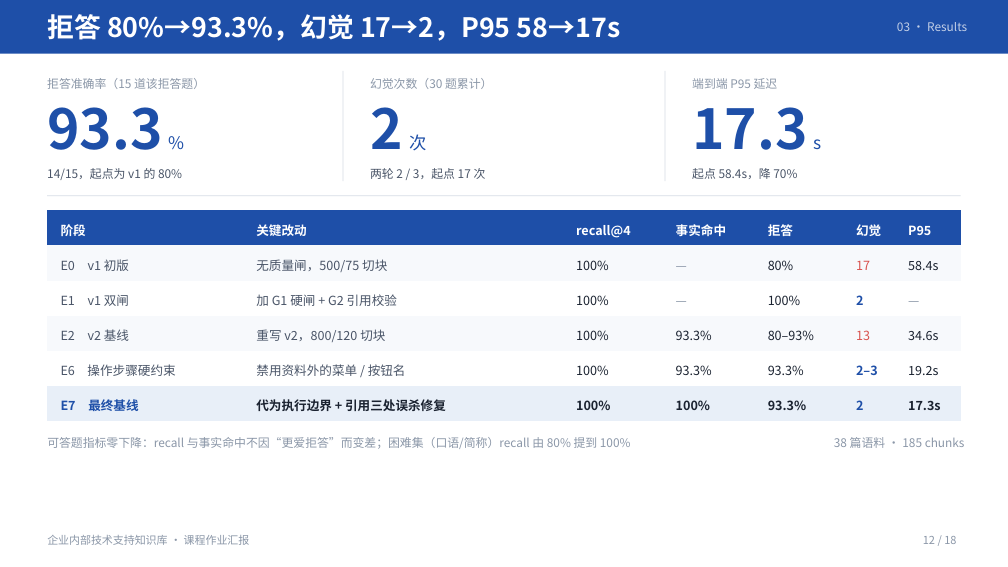
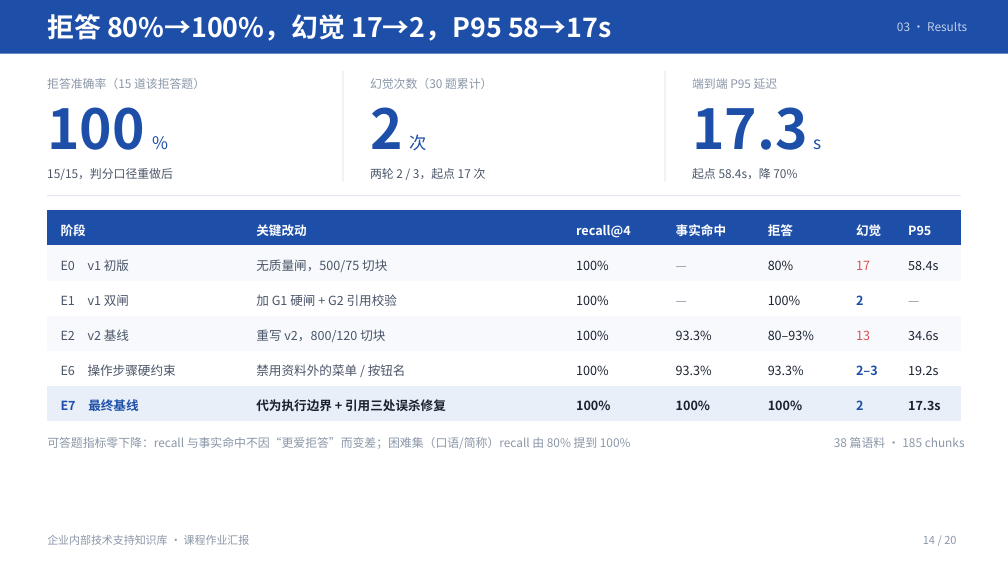
Before and after one commit to NanMuXPY/rag-kb-platform, a slide deck: slide 14 of docs/汇报PPT/汇报PPT.pptx (slide 12 before the commit). Drawn at 1008x567 pixels with LibreOffice and Linux fonts; fonts in the diff are those of the drawing. Boxes give left, top, right and bottom in pixels: in the first picture for what was removed or moved away, otherwise in the second. Text is boxed around its words. In the diff, an @@ line names an element or a change of style, - is before the commit and + after.

```diff
--- a/docs/汇报PPT/汇报PPT.pptx
+++ b/docs/汇报PPT/汇报PPT.pptx
@@ text at <box>47,14,611,41</box>: text changed @@
-拒答 80%→93.3%，幻觉 17→2，P95 58→17s
+拒答 80%→100%，幻觉 17→2，P95 58→17s
@@ text removed at <box>47,107,162,150</box> @@
-93.3
@@ text added at <box>47,107,144,150</box>, 52.5 pt, text #1E4FA8, bold @@
+100
@@ text "%": place and size @@
-text "%" at <box>169,132,185,154</box>
+text "%" at <box>153,132,169,154</box>
@@ text at <box>47,168,173,180</box>: text changed @@
-14/15，起点为 v1 的 80%
+15/15，判分口径重做后
@@ table at <box>47,210,961,421</box> @@
-row 6, column 5: 93.3%
+row 6, column 5: 100%
@@ text at <box>923,536,956,544</box>: text changed @@
-12 / 18
+14 / 20
```
Also in this commit, not shown: 10 other slides changed, 2 slides added, 20 other files.
